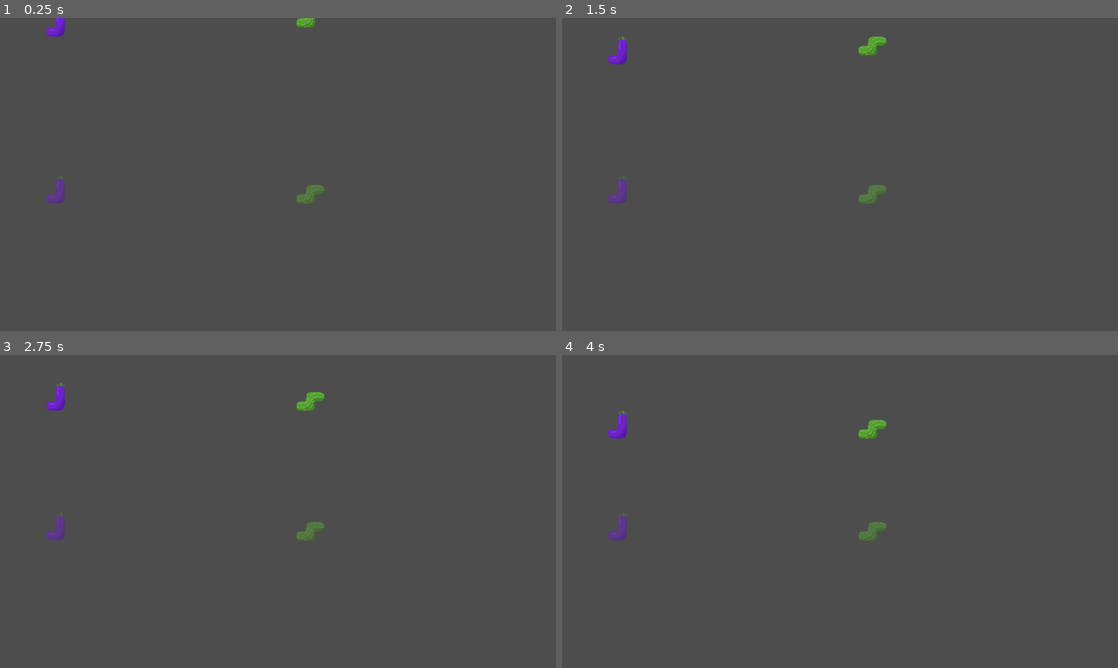
Above: before the commit, frames 1-4 (two rows, left to right).
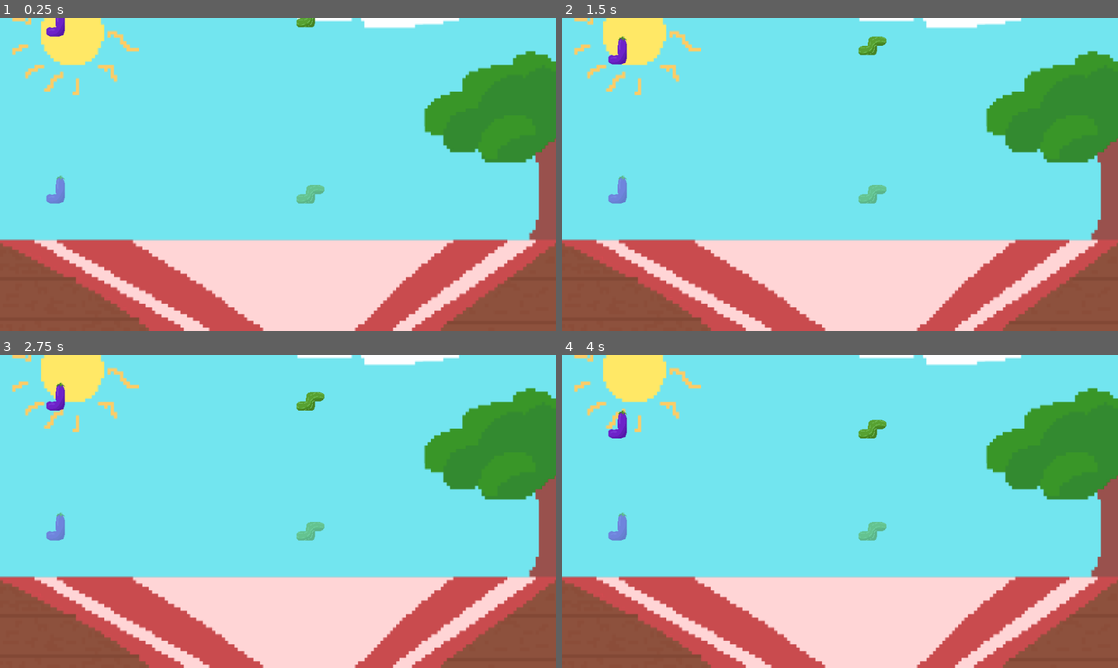
Above: after the commit, the same moments.

Repository: acubeone/Tetris
Game: Godot game, scene res://scenes/main.tscn
Two runs of this game, one before a commit and one after it. Both use one fixed random seed, a clock stepped at 60 frames per second and the inputs below.
Inputs:
- Up to frame 1 (0.25 s): no input
- Up to frame 2 (1.5 s): tap Enter at 0.5 s; tap Space at 1.25 s
- Up to frame 3 (2.75 s): tap Enter at 2 s
- Up to frame 4 (4 s): tap Space at 2.75 s; tap Enter at 3.5 s

The runs differ from the first frame. In frame 1, 100% of the frame differs, in the area x 0-100%, y 0-100%; in frame 2, 100%; in frame 3, 100%; in frame 4, 100%.

Commit message:
Adiciona arquivos .import das imagens

Diff:
--- a/scenes/main.tscn
+++ b/scenes/main.tscn
@@ -11,10 +11,26 @@
 [ext_resource type="Resource" uid="uid://1okg0jmb5g56" path="res://assets/pieces/pea.tres" id="9_muem4"]
 [ext_resource type="Resource" uid="uid://dfkgliod7xk7c" path="res://assets/pieces/pepper.tres" id="10_dp3eg"]
 [ext_resource type="Resource" uid="uid://bhgb2mthi127r" path="res://assets/pieces/tomato.tres" id="11_0ld40"]
+[ext_resource type="Texture2D" uid="uid://l7hdup2ngefv" path="res://assets/background/cenario_jogo.png" id="12_eb6dy"]
 
 [node name="Main" type="Node" unique_id=205280607]
 script = ExtResource("1_o5qli")
 pieces = Array[ExtResource("2_0wfyh")]([ExtResource("3_ya4ey"), ExtResource("4_eb6dy"), ExtResource("5_trceg"), ExtResource("6_a8y0u"), ExtResource("7_jkv2x"), ExtResource("8_jbj1t"), ExtResource("9_muem4"), ExtResource("10_dp3eg"), ExtResource("11_0ld40")])
+
+[node name="UI" type="Control" parent="." unique_id=1829358752]
+layout_mode = 3
+anchors_preset = 0
+offset_right = 40.0
+offset_bottom = 40.0
+
+[node name="CenarioFundo" type="TextureRect" parent="UI" unique_id=2109732764]
+texture_filter = 1
+layout_mode = 0
+offset_right = 960.0
+offset_bottom = 540.0
+texture = ExtResource("12_eb6dy")
+expand_mode = 1
+stretch_mode = 6
 
 [node name="BoardOne" type="Marker2D" parent="." unique_id=1262909597]
 gizmo_extents = 48.0
Not shown, added: assets/background/bancos_menu.png.import
Not shown, added: assets/background/cenario_jogo.png.import
Not shown, added: assets/background/mesa_menu.png.import
Not shown, added: assets/background/panela.png.import
Not shown, added: assets/background/panela_sopa_menu.png.import
Not shown, added: assets/dishes/prato_bife.png.import
Not shown, added: assets/dishes/prato_salada.png.import
Not shown, added: assets/dishes/prato_sopa.png.import
Not shown, added: assets/dishes/prato_vazio.png.import
Not shown, added: assets/ui/caixa_hold.png.import
Not shown, added: assets/ui/caixa_next.png.import
Not shown, added: assets/ui/cronometro_de_galinha.png.import
(and 1 more such lines)
